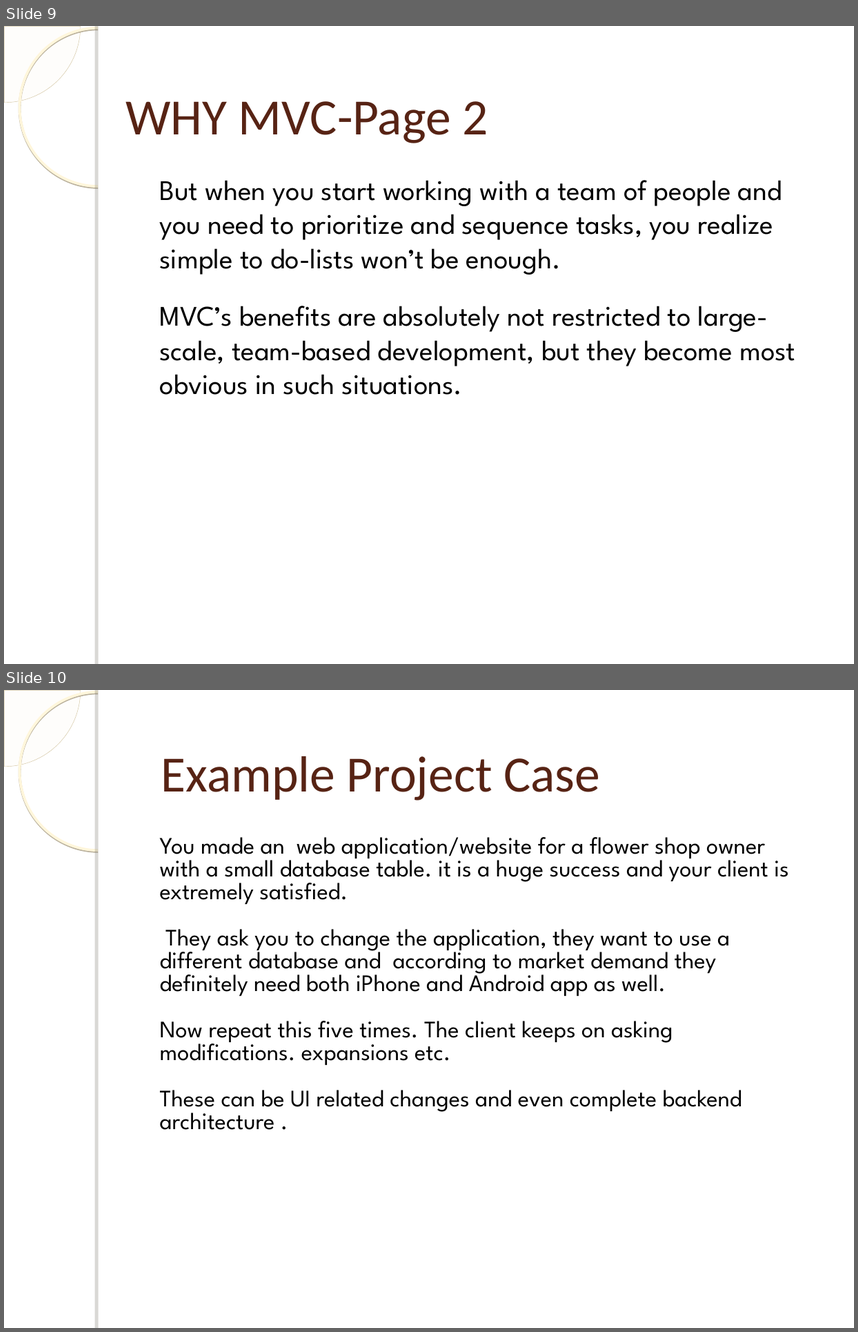
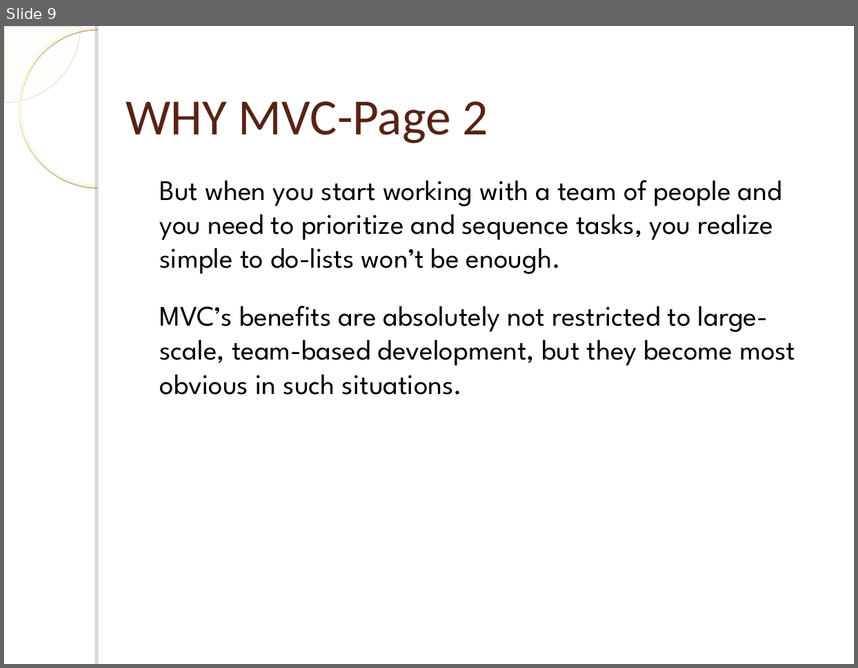
Before and after one commit to bugChanger/E-receipit_for_CSE404, a slide deck: MVC & use_case.ppt. Shown one above the other, each under a label of ours: slides 9 and 10 before the commit, slide 9 after it. The pictures are 858x1332 and 858x668 pixels, drawn with LibreOffice and Linux fonts; fonts in the diff are those of the drawing; background and template pictures are left out. Boxes give left, top, right and bottom in pixels: in the first picture for what was removed or moved away, otherwise in the second. Text is boxed around its words. In the diff, an @@ line names an element or a change of style, - is before the commit and + after.

Commit message:
mvc & use case updated by alvee

```diff
--- a/MVC & use_case.ppt
+++ b/MVC & use_case.ppt
@@ slide 10 removed at <box>4,690,854,1328</box>, background picture (left out); not listed: 4 template elements that a slide beside it also shows @@
@@ title removed at <box>161,756,600,800</box> @@
-Example Project Case
@@ text removed at <box>160,837,789,1130</box> @@
-• You made an web application/website for a flower shop owner with a small database table. it is a huge success and your client is extremely satisfied.
-• They ask you to change the application, they want to use a different database and according to market demand they definitely need both iPhone and Android app as well.
-• Now repeat this five times. The client keeps on asking modifications. expansions etc.
-• These can be UI related changes and even complete backend architecture .
```
Also in this commit, not shown: 18 other slides changed, 4 slides added, 3 other slides removed, 2 other files.
